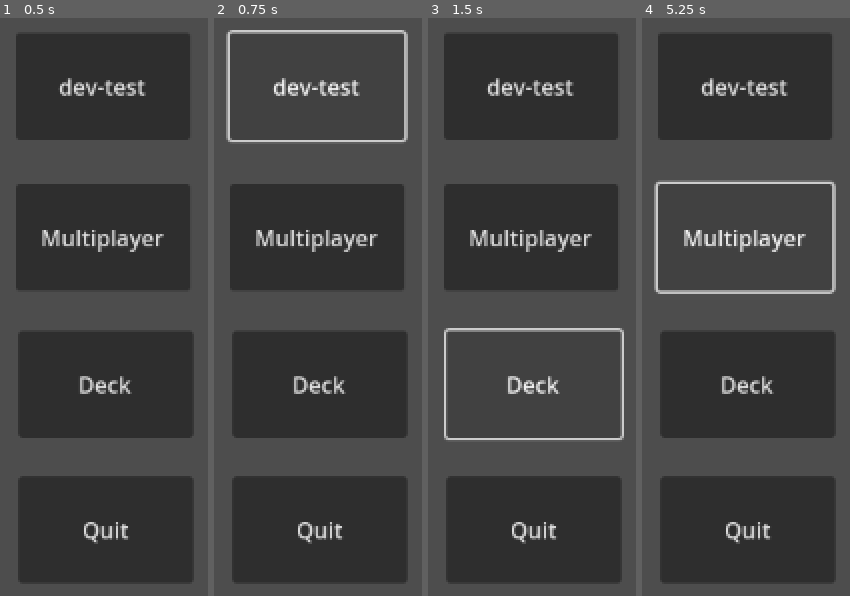
Above: before the commit, frames 1-4 (left to right).
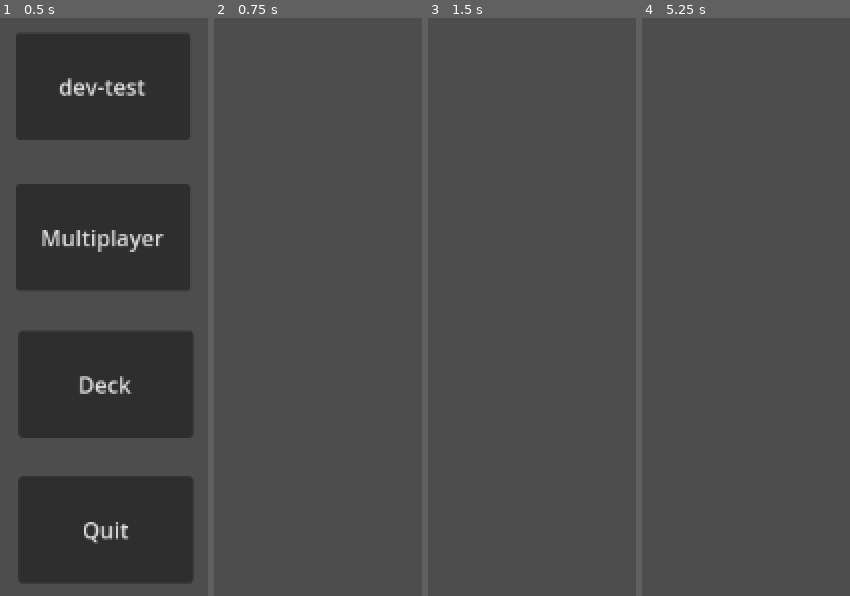
Above: after the commit, the same moments.

Repository: Lolante/Infernum_Prototype_dev
Game: Godot game, scene res://main.tscn
Two runs of this game, one before a commit and one after it. Both use one fixed random seed, a clock stepped at 60 frames per second and the inputs below.
Inputs (mouse positions are in pixels of both pictures, inside the frame that each line leads up to):
- Up to frame 1 (0.5 s): no input
- Up to frame 2 (0.75 s): click "dev-test" at 0.5 s
- Up to frame 3 (1.5 s): click (534, 382) at 1.25 s, where only the run before the commit has a clickable "Deck"
- Up to frame 4 (5.25 s): click (748, 382) at 2 s, where only the run before the commit has a clickable "Deck"; click (746, 87) at 2.75 s, where only the run before the commit has a clickable "dev-test"; click (748, 382) at 3.5 s, where only the run before the commit has a clickable "Deck"; click (746, 87) at 4.25 s, where only the run before the commit has a clickable "dev-test"; click (746, 237) at 5 s, where only the run before the commit has a clickable "Multiplayer"

Frame 1 is identical in both runs. In frame 2, 48% of the frame differs, in the area x 5-94%, y 2-98%; in frame 3, 47%; in frame 4, 48%.

Commit message:
boad.tscn added

Diff:
--- /dev/null
+++ b/board.tscn
@@ -0,0 +1,3 @@
+[gd_scene format=3 uid="uid://63ms07yh6xup"]
+
+[node name="Board" type="Node2D"]
--- a/main.gd
+++ b/main.gd
@@ -1,10 +1,13 @@
 extends Node2D
 
-
+##quit button
 func _on_button_pressed():
 	get_tree().quit()
 
-
-
+##deck button
 func _on_button_2_pressed():
 	pass # Replace with function body.
+
+##dev-test button
+func _on_button_4_pressed():
+	get_tree().change_scene_to_file("res://board.tscn")
--- a/main.tscn
+++ b/main.tscn
@@ -35,3 +35,4 @@
 
 [connection signal="pressed" from="Button" to="." method="_on_button_pressed"]
 [connection signal="pressed" from="Button2" to="." method="_on_button_2_pressed"]
+[connection signal="pressed" from="Button4" to="." method="_on_button_4_pressed"]
